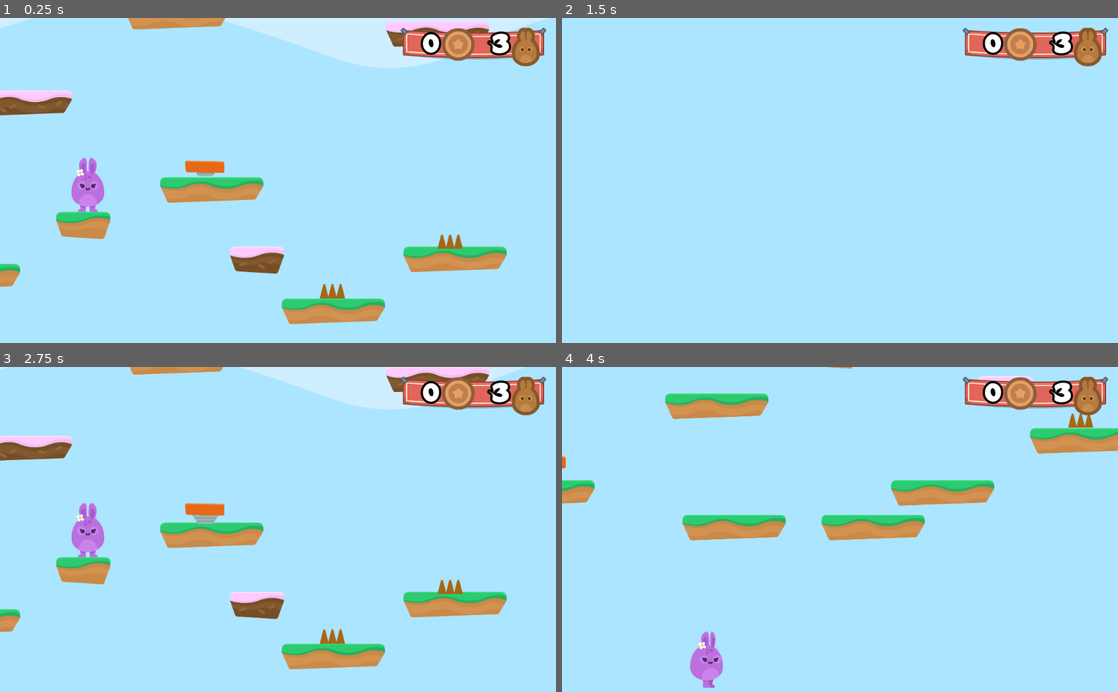
Above: before the commit, frames 1-4 (two rows, left to right).
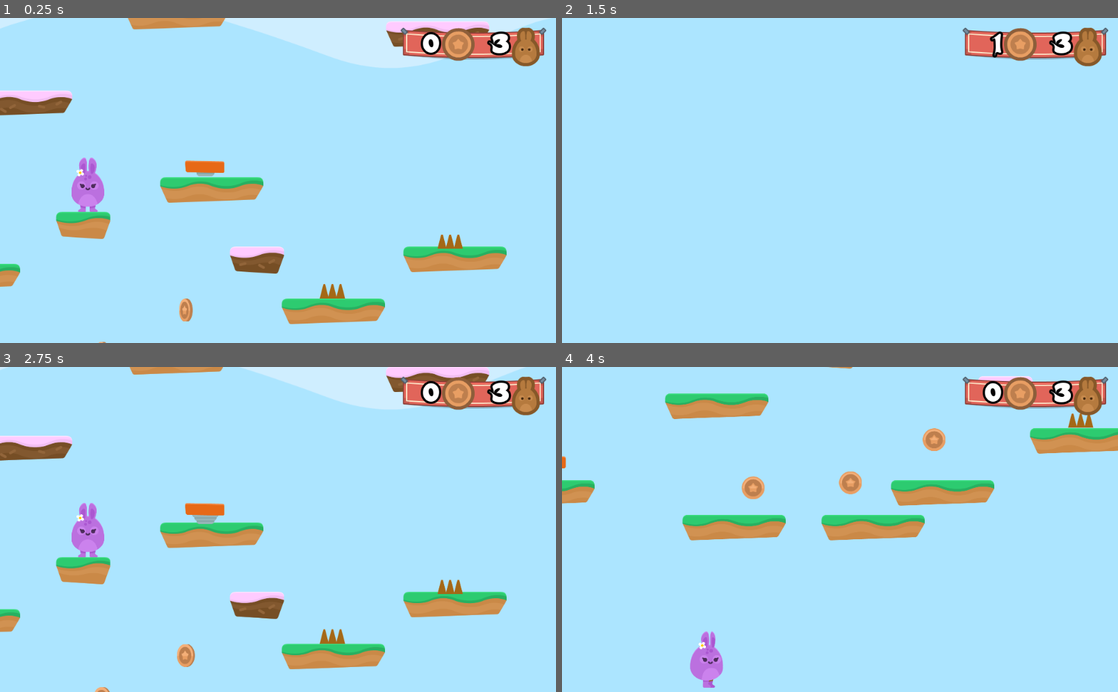
Above: after the commit, the same moments.

Repository: andredarcie/discovering-godot-course
Game: Godot game, scene res://Levels/Level1.tscn
The game is run twice, just before and just after one commit, with the same random seed, the same clock (stepped at 60 frames per second) and the same inputs.
Inputs (mouse positions are in pixels of both pictures, inside the frame that each line leads up to):
- Up to frame 1 (0.25 s): no input
- Up to frame 2 (1.5 s): hold D (right) from 0.53 s (still down); tap Space (Jump) at 0.77 s
- Up to frame 3 (2.75 s): tap Space (Jump) at 1.52 s; release D (right) at 2 s; click (378, 575) at 2 s
- Up to frame 4 (4 s): hold A (left) 2.78-3.53 s; hold D (right) from 3.53 s (still down); tap Space (Jump) at 3.77 s

The runs differ from the first frame. In frame 1, 0.2% of the frame differs, in the area x 17-35%, y 86-100%; in frame 2, 0.2%; in frame 3, 0.2%; in frame 4, 0.7%, in the area x 32-69%, y 18-41%.

Commit message:
Add coins

Diff:
--- a/Hoppy Days/GUI/GUI.gd
+++ b/Hoppy Days/GUI/GUI.gd
@@ -3,5 +3,6 @@
 func _ready():
 	$Control/TextureRect/HBoxContainer/LifeCount.text = "3"
 
-func update_lives(lives_left):
+func update_GUI(lives_left, coins):
 	$Control/TextureRect/HBoxContainer/LifeCount.text = str(lives_left)
+	$Control/TextureRect/HBoxContainer/CoinCount.text = str(coins)
--- /dev/null
+++ b/Hoppy Days/Items/Coin.gd
@@ -0,0 +1,17 @@
+extends Node2D
+
+var taken = false
+
+func _ready():
+	pass
+
+
+func _on_Area2D_body_entered(body):
+	if not taken:
+		taken = true
+		$AnimationPlayer.play("die")
+		$AudioStreamPlayer.play()
+		get_tree().call_group("Gamestate", "coin_up")
+
+func die():
+	queue_free()
--- /dev/null
+++ b/Hoppy Days/Items/Coin.tscn
@@ -0,0 +1,73 @@
+[gd_scene load_steps=10 format=2]
+
+[ext_resource path="res://GFX/Items/bronze_3.png" type="Texture" id=1]
+[ext_resource path="res://GFX/Items/bronze_2.png" type="Texture" id=2]
+[ext_resource path="res://SFX/coin_SFX.wav" type="AudioStream" id=3]
+[ext_resource path="res://GFX/Items/bronze_1.png" type="Texture" id=4]
+[ext_resource path="res://GFX/Items/bronze_4.png" type="Texture" id=5]
+[ext_resource path="res://Items/Coin.gd" type="Script" id=6]
+
+[sub_resource type="SpriteFrames" id=1]
+animations = [ {
+"frames": [ ExtResource( 4 ), ExtResource( 2 ), ExtResource( 1 ), ExtResource( 5 ), ExtResource( 1 ), ExtResource( 2 ), ExtResource( 4 ) ],
+"loop": true,
+"name": "spin",
+"speed": 10.0
+} ]
+
+[sub_resource type="CircleShape2D" id=2]
+radius = 43.0262
+
+[sub_resource type="Animation" id=3]
+resource_name = "die"
+length = 0.5
+tracks/0/type = "value"
+tracks/0/path = NodePath(".:scale")
+tracks/0/interp = 1
+tracks/0/loop_wrap = true
+tracks/0/imported = false
+tracks/0/enabled = true
+tracks/0/keys = {
+"times": PoolRealArray( 0, 0.2, 0.5 ),
+"transitions": PoolRealArray( 1, 1, 1 ),
+"update": 0,
+"values": [ Vector2( 1, 1 ), Vector2( 1.5, 1 ), Vector2( 0.01, 1 ) ]
+}
+tracks/1/type = "method"
+tracks/1/path = NodePath(".")
+tracks/1/interp = 1
+tracks/1/loop_wrap = true
+tracks/1/imported = false
+tracks/1/enabled = true
+tracks/1/keys = {
+"times": PoolRealArray( 0.5 ),
+"transitions": PoolRealArray( 1 ),
+"values": [ {
+"args": [  ],
+"method": "die"
+} ]
+}
+
+[node name="Coin" type="Node2D"]
+script = ExtResource( 6 )
+
+[node name="AnimatedSprite" type="AnimatedSprite" parent="."]
+frames = SubResource( 1 )
+animation = "spin"
+frame = 2
+playing = true
+
+[node name="Area2D" type="Area2D" parent="."]
+collision_layer = 8
+
+[node name="CollisionShape2D" type="CollisionShape2D" parent="Area2D"]
+visible = false
+shape = SubResource( 2 )
+
+[node name="AudioStreamPlayer" type="AudioStreamPlayer" parent="."]
+stream = ExtResource( 3 )
+volume_db = -15.0
+
+[node name="AnimationPlayer" type="AnimationPlayer" parent="."]
+anims/die = SubResource( 3 )
+[connection signal="body_entered" from="Area2D" to="." method="_on_Area2D_body_entered"]
--- a/Hoppy Days/Levels/GameState.gd
+++ b/Hoppy Days/Levels/GameState.gd
@@ -1,6 +1,8 @@
 extends Node2D
 
 var lives = 3
+var coins = 0
+var target_number_of_coins = 2
 
 func _ready():
 	add_to_group("Gamestate")
@@ -16,7 +18,21 @@
 
 
 func update_GUI():
-	get_tree().call_group("GUI", "update_lives", lives)
+	get_tree().call_group("GUI", "update_GUI", lives, coins)
+
+
+func coin_up():
+	coins += 1
+	update_GUI()
+	var multiple_of_coins = (coins % target_number_of_coins) == 0
+	if multiple_of_coins:
+		life_up()
+
+
+func life_up():
+	lives += 1
+	update_GUI()
+
 
 func end_game():
 	get_tree().change_scene("res://Levels/EndGame.tscn")
--- a/Hoppy Days/Levels/Level1.tscn
+++ b/Hoppy Days/Levels/Level1.tscn
@@ -7,6 +7,7 @@
 [ext_resource path="res://Items/JumpPad.tscn" type="PackedScene" id=5]
 [ext_resource path="res://Levels/GameState.gd" type="Script" id=6]
 [ext_resource path="res://GUI/GUI.tscn" type="PackedScene" id=7]
+[ext_resource path="res://Items/Coin.tscn" type="PackedScene" id=8]
 
 [node name="Level1" type="Node2D"]
 script = ExtResource( 6 )
@@ -42,3 +43,14 @@
 position = Vector2( 329.663, 1564.85 )
 
 [node name="GUI" parent="." instance=ExtResource( 7 )]
+
+[node name="Coins" type="Node" parent="."]
+
+[node name="Coin" parent="Coins" instance=ExtResource( 8 )]
+position = Vector2( 1758.84, 1450.89 )
+
+[node name="Coin2" parent="Coins" instance=ExtResource( 8 )]
+position = Vector2( 1450.89, 1609.63 )
+
+[node name="Coin3" parent="Coins" instance=ExtResource( 8 )]
+position = Vector2( 1092.13, 1628.67 )
Not shown: 1 places in Hoppy Days/Levels/Level1.tscn that only renumber resources
